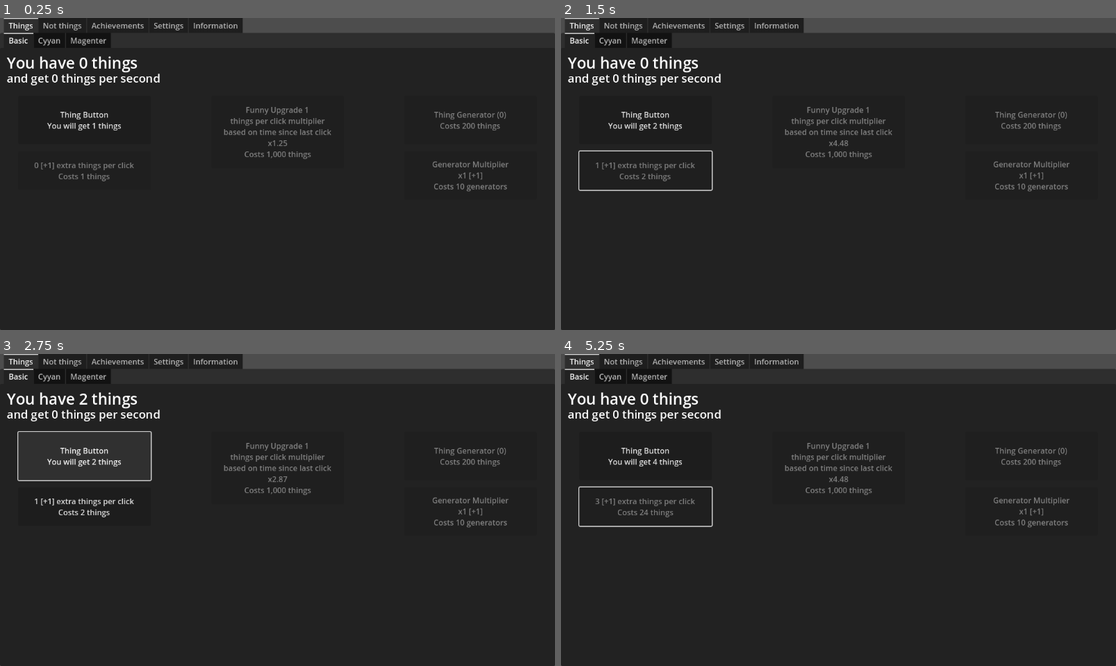
Above: before the commit, frames 1-4 (two rows, left to right).
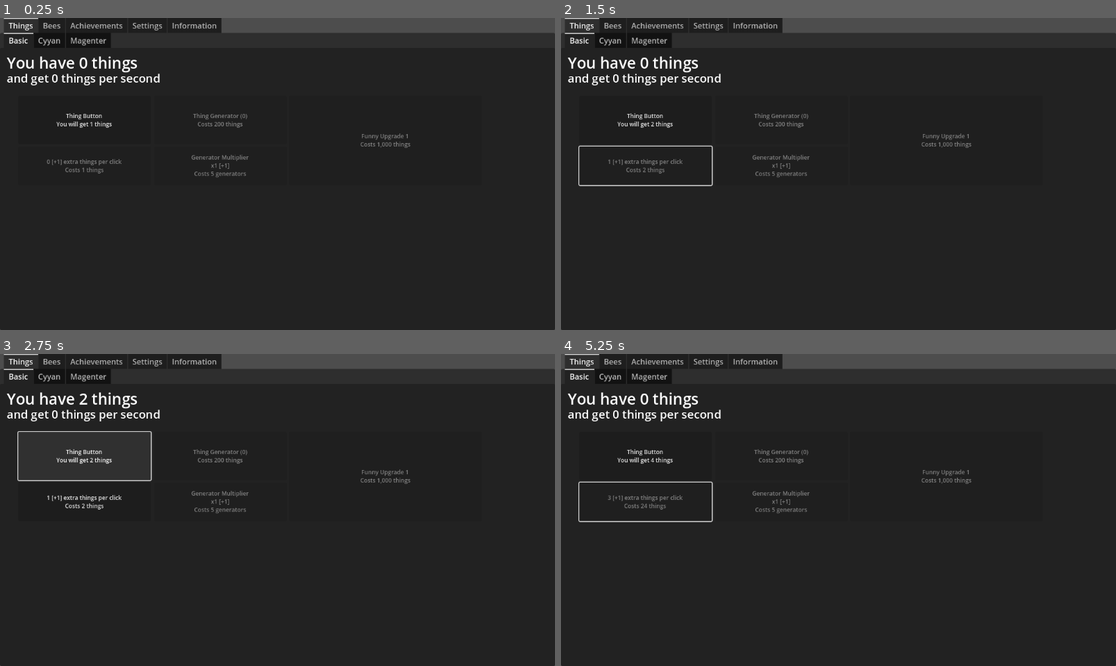
Above: after the commit, the same moments.

Repository: apia46/unnamedclickergame
Game: Godot game, scene res://game.tscn
Two runs of this game, one before a commit and one after it. Both use one fixed random seed, a clock stepped at 60 frames per second and the inputs below.
Inputs:
- Up to frame 1 (0.25 s): no input
- Up to frame 2 (1.5 s): click "Thing Button You will get 1 t…" at 0.5 s; click "0 [+1] extra things per click…" at 1.25 s
- Up to frame 3 (2.75 s): click "Thing Button You will get 2 t…" at 2 s
- Up to frame 4 (5.25 s): click "1 [+1] extra things per click…" at 2.75 s; click "Thing Button You will get 3 t…" at 3.5 s; click "Thing Button You will get 3 t…" at 4.25 s; click "2 [+1] extra things per click…" at 5 s

The runs differ from the first frame. In frame 1, 2.5% of the frame differs, in the area x 6-92%, y 0-56%; in frame 2, 3.0%; in frame 3, 2.6%; in frame 4, 3.0%, in the area x 3-92%, y 0-56%.

Commit message:
yep

Diff:
--- a/game.tscn
+++ b/game.tscn
@@ -6,11 +6,12 @@
 [ext_resource type="Script" path="res://things/Things.gd" id="3_b7j7m"]
 [ext_resource type="Script" path="res://things/basic/Basic.gd" id="4_darcl"]
 [ext_resource type="Script" path="res://things/basic/ThPS.gd" id="6_7htbn"]
+[ext_resource type="Theme" uid="uid://csb1vswc257qu" path="res://things/basic/basic.tres" id="7_5x0n6"]
 [ext_resource type="Script" path="res://things/basic/ThPC.gd" id="7_x1fmr"]
 [ext_resource type="Script" path="res://things/basic/ThG.gd" id="8_yjlru"]
 [ext_resource type="Script" path="res://things/basic/MThPC.gd" id="9_gr0mf"]
 [ext_resource type="Script" path="res://things/basic/ThGM.gd" id="9_ix684"]
-[ext_resource type="Script" path="res://things/basic/FU.gd" id="10_kqa60"]
+[ext_resource type="Script" path="res://things/basic/FUpg.gd" id="11_3k0d2"]
 
 [node name="game" type="Node2D"]
 script = ExtResource("1_34ew5")
@@ -56,6 +57,7 @@
 offset_top = 100.0
 offset_right = 313.0
 offset_bottom = 200.0
+theme = ExtResource("7_5x0n6")
 text = "Thing Button
 You will get X.XXe+XXX"
 script = ExtResource("7_x1fmr")
@@ -63,14 +65,11 @@
 [node name="ThG" type="Button" parent="Tabs/Things/Basic"]
 unique_name_in_owner = true
 layout_mode = 1
-anchors_preset = 1
-anchor_left = 1.0
-anchor_right = 1.0
-offset_left = -313.0
+offset_left = 320.0
 offset_top = 100.0
-offset_right = -38.0
+offset_right = 595.0
 offset_bottom = 200.0
-grow_horizontal = 0
+theme = ExtResource("7_5x0n6")
 text = "Thing Generator (XXX)
 Costs X.XXe+XXX things
 "
@@ -79,15 +78,13 @@
 [node name="ThGM" type="Button" parent="Tabs/Things/Basic"]
 unique_name_in_owner = true
 layout_mode = 1
-anchors_preset = 1
-anchor_left = 1.0
-anchor_right = 1.0
-offset_left = -313.0
-offset_top = 215.0
-offset_right = -38.0
-offset_bottom = 315.0
-grow_horizontal = 0
-text = "Generator Multiplier (xX.XXe+XXX)
+offset_left = 320.0
+offset_top = 205.0
+offset_right = 595.0
+offset_bottom = 285.0
+theme = ExtResource("7_5x0n6")
+text = "Generator Multiplier
+xX.XXe+XXX [+X.XXe+XXX]
 Costs X.XXe+XXX generators
 "
 script = ExtResource("9_ix684")
@@ -96,29 +93,35 @@
 unique_name_in_owner = true
 layout_mode = 0
 offset_left = 38.0
-offset_top = 215.0
+offset_top = 205.0
 offset_right = 313.0
-offset_bottom = 295.0
+offset_bottom = 285.0
+theme = ExtResource("7_5x0n6")
 text = "XXX (+1) extra things per click
 Costs X.XXe+XXX things"
 script = ExtResource("9_gr0mf")
 
-[node name="FU" type="Button" parent="Tabs/Things/Basic"]
+[node name="FUpg" type="Button" parent="Tabs/Things/Basic"]
 unique_name_in_owner = true
 layout_mode = 1
 anchors_preset = 5
 anchor_left = 0.5
 anchor_right = 0.5
-offset_left = -137.5
+offset_left = 24.0
 offset_top = 100.0
-offset_right = 137.5
-offset_bottom = 250.0
+offset_right = 424.0
+offset_bottom = 285.0
 grow_horizontal = 2
-text = "Funny Upgrade X
-heres what it does
-it does this it would xX.XXe+XXX
-Costs X.XXe+XXX things"
-script = ExtResource("10_kqa60")
+theme = ExtResource("7_5x0n6")
+text = "Funny Upgrade XXX
+Costs X.XXe+XXX things
+Effects:
+X.XXe+XXXx multiplier to YYYYYYYY based on ZZZZZZZZZZZZZZ
+X.XXe+XXXx multiplier to YYYYYYYY based on ZZZZZZZZZZZZZZ
+X.XXe+XXXx multiplier to YYYYYYYY based on ZZZZZZZZZZZZZZ
+X.XXe+XXXx multiplier to YYYYYYYY based on ZZZZZZZZZZZZZZ
+X.XXe+XXXx multiplier to YYYYYYYY based on ZZZZZZZZZZZZZZ"
+script = ExtResource("11_3k0d2")
 
 [node name="Cyyan" type="Control" parent="Tabs/Things"]
 visible = false
@@ -128,7 +131,7 @@
 visible = false
 layout_mode = 2
 
-[node name="Not things" type="Control" parent="Tabs"]
+[node name="Bees" type="Control" parent="Tabs"]
 visible = false
 layout_mode = 2
 
@@ -148,4 +151,4 @@
 [connection signal="pressed" from="Tabs/Things/Basic/ThG" to="Tabs/Things/Basic/ThG" method="c"]
 [connection signal="pressed" from="Tabs/Things/Basic/ThGM" to="Tabs/Things/Basic/ThGM" method="c"]
 [connection signal="pressed" from="Tabs/Things/Basic/MThPC" to="Tabs/Things/Basic/MThPC" method="c"]
-[connection signal="pressed" from="Tabs/Things/Basic/FU" to="Tabs/Things/Basic/FU" method="c"]
+[connection signal="pressed" from="Tabs/Things/Basic/FUpg" to="Tabs/Things/Basic/FUpg" method="c"]
--- a/things/basic/Basic.gd
+++ b/things/basic/Basic.gd
@@ -8,4 +8,4 @@
 
 @onready var ThG = get_node("ThG")
 
-@onready var FU = get_node("FU")
+@onready var FUpg = get_node("FUpg")
--- a/things/basic/FU.gd
+++ /dev/null
@@ -1,37 +0,0 @@
-extends Button
-
-@onready var n = 1
-var desc = "a\na +"
-@onready var cost = Dec.D(1)
-
-@onready var e1 = Dec.D(1)
-
-func _process(_d):
-
-	# upg 1
-	var tS = %ThPC.timeSince
-	if tS.L(3): e1 = tS.Squared().Mul(4).Add(1)
-	else:
-		e1 = tS.Mul(3).Add(tS.Neg().Add(2.8).Rc()).Add(33)
-
-	var effect = Dec.D(1)
-	match n:
-		1:
-			cost = Dec.D(1000)
-			desc = "things per click multiplier\nbased on time since last click\nx"
-			effect = e1
-		2:
-			cost = Dec.D(20000)
-			desc = "every 2x things you get\ngrants you a free thing generator"
-		3:
-			cost = Dec.D(80000)
-			desc = "things gained multiplier\nbased on achievements\nx"
-
-	text = "Funny Upgrade "+str(n)+"\n"+desc+effect.F()+"\nCosts "+cost.F()+" things"
-
-	disabled = !%Things.n.GE(cost)
-
-func c():
-	if !%Things.n.GE(cost): return
-	%Things.n.Decr(cost)
-	n += 1
--- /dev/null
+++ b/things/basic/FUpg.gd
@@ -0,0 +1,36 @@
+extends Button
+
+@onready var n = 1
+@onready var cost = Dec.D(1)
+
+@onready var e1 = Dec.D(1)
+@onready var e2 = Dec.D(1)
+
+func _process(_d):
+	# upg 1
+	var tS = %ThPC.timeSince
+	if tS.L(3): e1 = tS.Squared().Mul(4).Add(1)
+	else:
+		e1 = tS.Mul(3).Add(tS.Neg().Add(2.8).Rc()).Add(33)
+
+	# upg 2
+	var gens = %ThG.n
+	e2 = gens.PowOf(1.1).Div(2).Add(1)
+
+	match n:
+		1: cost = Dec.D(1000)
+		2: cost = Dec.D(10000)
+		3: cost = Dec.D(80000)
+
+	#desc = "things gained multiplier (based on achievements)"
+
+	text = "Funny Upgrade "+str(n)+"\nCosts "+cost.F()+" things"
+	if n > 1: text += "\nEffects:\n"+e1.F()+"x things per click (based on time since last click)"
+	if n > 2: text += "\n"+e2.F()+"x generator multiplier (based on generators bought)"
+
+	disabled = !%Things.n.GE(cost)
+
+func c():
+	if !%Things.n.GE(cost): return
+	%Things.n.Decr(cost)
+	n += 1
--- a/things/basic/ThG.gd
+++ b/things/basic/ThG.gd
@@ -1,6 +1,7 @@
 extends Button
 
 @onready var n = Dec.D(0)
+@onready var nM = Dec.D(1)
 @onready var cost = Dec.D(200)
 
 func _process(_d):
@@ -8,6 +9,11 @@
 	text = "Thing Generator ("+n.F()+")\nCosts "+cost.F()+" things"
 	cost = Dec.D(200).Mul(Dec.D(1.1).PowOf(n))
 
+	var nMC = Dec.D(1)
+	nMC.Mulr(%ThGM.n)
+	if %FUpg.n>2: nMC.Mulr(%FUpg.e2)
+	nM = nMC
+
 func c():
 	if !%Things.n.GE(cost): return
 	n.Incr(1)
--- a/things/basic/ThGM.gd
+++ b/things/basic/ThGM.gd
@@ -1,7 +1,7 @@
 extends Button
 
 @onready var n = Dec.D(1)
-@onready var cost = Dec.D(10)
+@onready var cost = Dec.D(5)
 @onready var add = Dec.D(1)
 
 func _process(_d):
@@ -12,4 +12,4 @@
 	if !%ThG.n.GE(cost): return
 	n.Incr(add)
 	%ThG.n.Decr(cost)
-	cost = Dec.D(10).PowOf(Dec.D(1.15).PowOf(n)).Floor()
+	cost = Dec.D(5).PowOf(Dec.D(1.15).PowOf(n)).Floor()
--- a/things/basic/ThPC.gd
+++ b/things/basic/ThPC.gd
@@ -9,7 +9,7 @@
 	# calculating things per click
 	var nC = Dec.D(1)
 	nC.Incr(%MThPC.n)
-	if %FU.n>1: nC.Mulr(%FU.e1)
+	if %FUpg.n>1: nC.Mulr(%FUpg.e1)
 	n = nC
 
 	text = "Thing Button\nYou will get "+n.F()+" things"
--- a/things/basic/ThPS.gd
+++ b/things/basic/ThPS.gd
@@ -5,7 +5,7 @@
 func _process(d):
 	# calculating things per second
 	var nC = %ThG.n.Clone()
-	nC.Mulr(%ThGM.n)
+	nC.Mulr(%ThG.nM)
 	n = nC
 
 	text = "and get "+n.F()+" things per second"
--- /dev/null
+++ b/things/basic/basic.tres
@@ -0,0 +1,4 @@
+[gd_resource type="Theme" format=3 uid="uid://csb1vswc257qu"]
+
+[resource]
+Button/font_sizes/font_size = 12
Not shown: 1 places in game.tscn that only renumber resources
